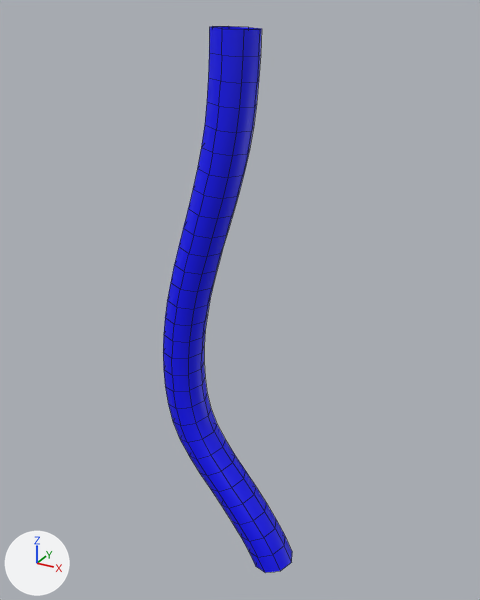
Before and after pictures for a commit that changed the FBX model Assets/Models/Wire Puzzle/Wire2Unit.fbx.
One viewpoint serves both versions: a camera (50 mm lens) standing at (0.00156, -0.00287, 0.00155) and looking at (-0.00022, 0.00037, -0.00007). The axes (+X, +Y, +Z) are drawn at lower left. The lights are the same throughout. Mesh edges are drawn as thin lines. Where no turn or scale is listed for an object, it has been applied to the vertices.

Names of what the first picture shows: 'Wire2'.
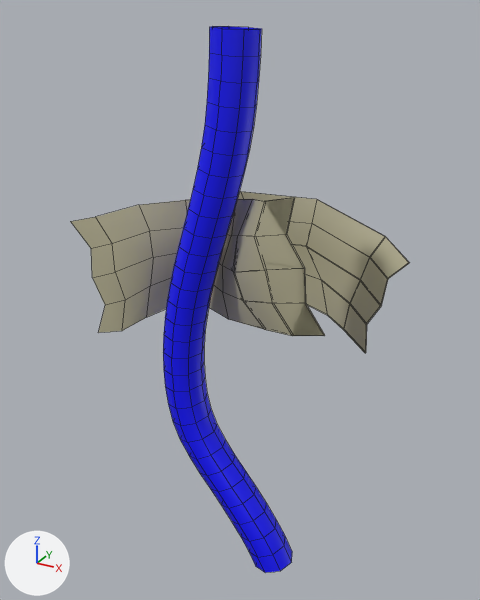
The newer file is also turned or shifted as a whole; pictures and numbers use the older file's frame.

Pixel boxes (x1, y1, x2, y2) of what changed, in the pictures (480 x 600 px):
```json
{"object": "TapeUnStuck2", "change": "added", "after": [233, 192, 409, 353]}
{"object": "TapeStuck2", "change": "added", "after": [70, 198, 323, 336]}
```

The change, as JSON lines over the scene's bpy script:
```json
{"op": "add", "block": "mat_tapemat", "code": ["mat_tapemat = principled_material('TapeMat')", "mat_tapemat.base_color = (0.471, 0.442, 0.293)  # beige #b7b193"]}
{"op": "add", "block": "me_mesh_002", "code": ["me_mesh_002 = bpy.data.meshes.new('Mesh.002')", "me_mesh_002.from_pydata(...)  # 90 vertices, 88 faces; spans x -0.000091..0.00093, y -0.000183..0.000802, z -0.000663..0.000467", "me_mesh_002.materials.append(mat_tapemat)  # beige #b7b193"]}
{"op": "add", "block": "me_mesh_001", "code": ["me_mesh_001 = bpy.data.meshes.new('Mesh.001')", "me_mesh_001.from_pydata(...)  # 45 vertices, 32 faces; spans x -0.00087..0.00074, y -0.00019..0.00018, z -0.00052..0.00047", "me_mesh_001.materials.append(mat_tapemat)  # beige #b7b193"]}
{"op": "add", "block": "ob_tapeunstuck2", "code": ["ob_tapeunstuck2 = bpy.data.objects.new('TapeUnStuck2', me_mesh_002)", "ob_tapeunstuck2.location = (-0.000232, 0.000075, 0.000266)"]}
{"op": "add", "block": "ob_tapestuck2", "code": ["ob_tapestuck2 = bpy.data.objects.new('TapeStuck2', me_mesh_001)", "ob_tapestuck2.location = (-0.000232, 0.000075, 0.000266)"]}
```
